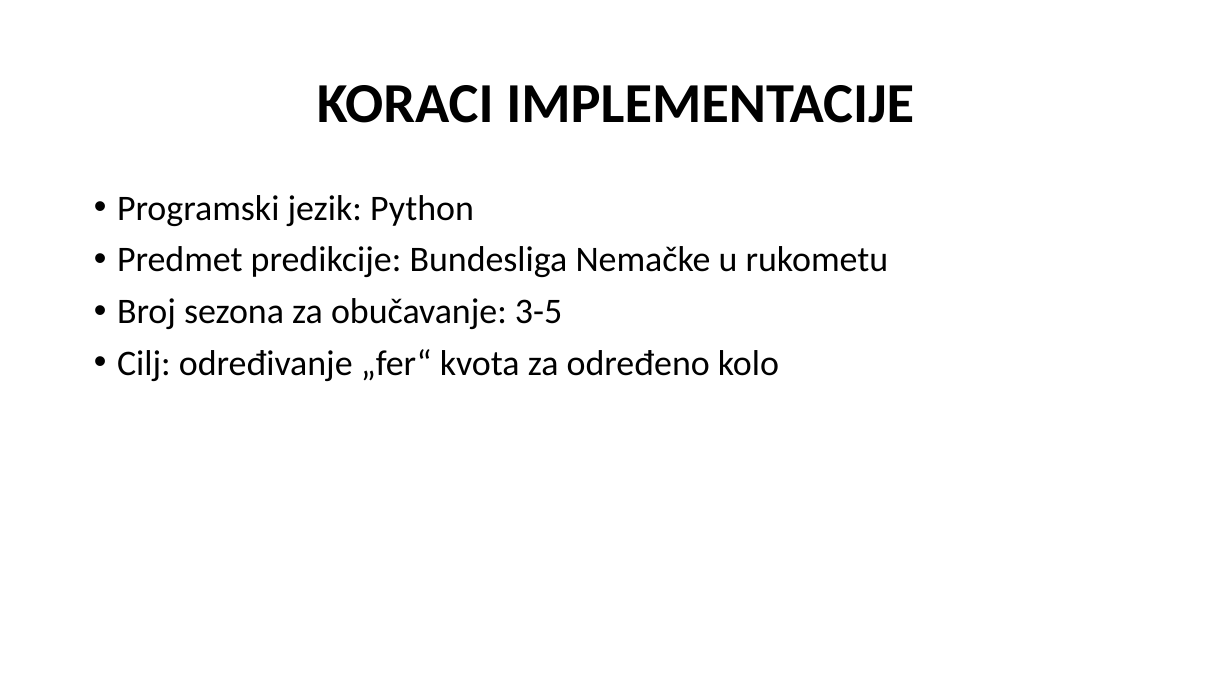
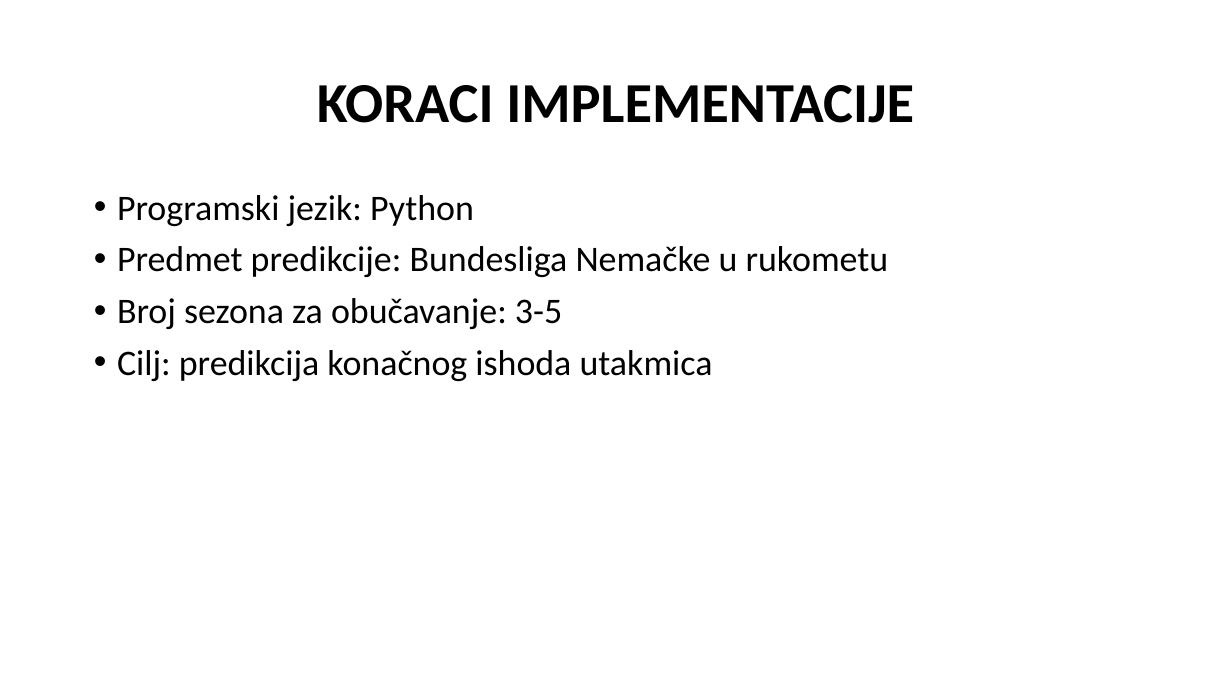
Before and after one commit to nemanjarogic/handball-betting-prediction, a slide deck: slide 9 of presentation-handball-betting.pptx. Drawn at 1232x693 pixels with LibreOffice and Linux fonts; fonts in the diff are those of the drawing. Boxes give left, top, right and bottom in pixels: in the first picture for what was removed or moved away, otherwise in the second. Text is boxed around its words. In the diff, an @@ line names an element or a change of style, - is before the commit and + after.

```diff
--- a/presentation-handball-betting.pptx
+++ b/presentation-handball-betting.pptx
@@ text at (117,350,713,381): text changed @@
-• Cilj: određivanje „fer“ kvota za određeno kolo
+• Cilj: predikcija konačnog ishoda utakmica
```
Also in this commit, not shown: 1 other slide changed, 4 other files.
